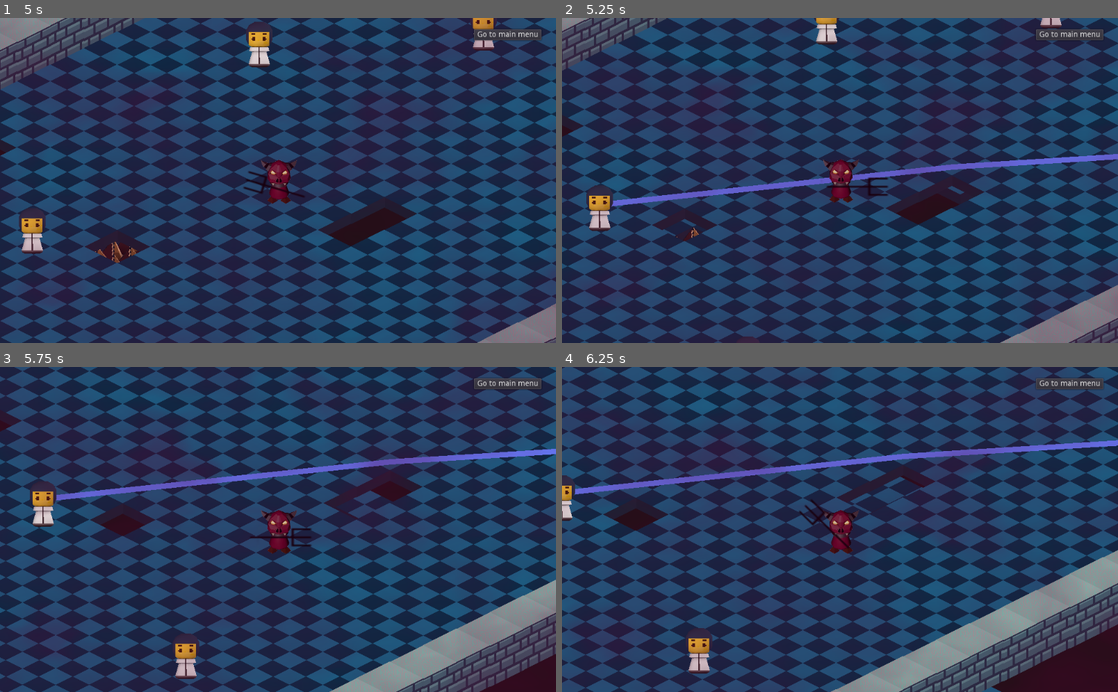
Above: before the commit, frames 1-4 (two rows, left to right).
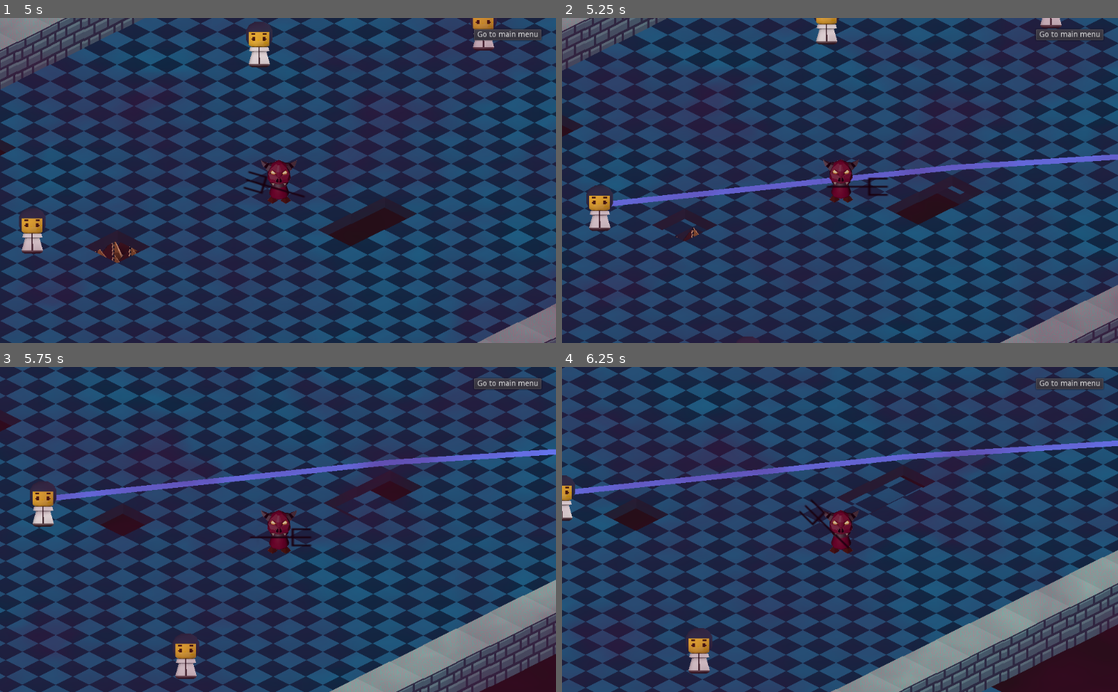
Above: after the commit, the same moments.

Repository: Serpenter/GameJamDevilsWork
Game: Godot game, scene res://test_scenes/Test_3.tscn
Two runs of this game, one before a commit and one after it. Both use one fixed random seed, a clock stepped at 60 frames per second and the inputs below. This scene is started directly instead of the project's main scene. The engine's default icon, where the game draws it, is replaced by a stand-in: a white triangle on a blue panel in a dark square.
Inputs (mouse positions are in pixels of both pictures, inside the frame that each line leads up to):
- Up to frame 1 (5 s): move the mouse to (400, 164) at 0.52 s; hold D (move_right) 0.53-1.28 s; click (400, 164) at 0.6 s; move the mouse to (166, 196) at 1.27 s; hold S (move_down) 1.28-2.03 s; click (166, 196) at 1.35 s; move the mouse to (333, 109) at 2.02 s; hold D (move_right) 2.03-2.78 s; click (333, 109) at 2.1 s; move the mouse to (250, 245) at 2.77 s; hold W (move_up) 2.78-3.53 s; click (250, 245) at 2.85 s; move the mouse to (444, 229) at 3.52 s; hold A (move_left) from 3.53 s (still down); click (444, 229) at 3.6 s; move the mouse to (111, 131) at 4.27 s; click (111, 131) at 4.35 s
- Up to frame 2 (5.25 s): move the mouse to (867, 180) at 5.02 s; release A (move_left) at 5.03 s; hold S (move_down) from 5.03 s (still down); click (867, 180) at 5.1 s
- Up to frame 3 (5.75 s): keep holding S (move_down)
- Up to frame 4 (6.25 s): move the mouse to (756, 448) at 5.77 s; release S (move_down) at 5.78 s; hold D (move_right) from 5.78 s (still down); click (756, 448) at 5.85 s

Frame 1 is identical in both runs. In frame 2, 0.3% of the frame differs, in the area x 9-100%, y 41-58%; in frame 3, 0.3%; in frame 4, 0.3%, in the area x 4-100%, y 22-39%.

Commit message:
added sounds

Diff:
--- a/GameJamDevilsWork/prefab_scenes/Exit/Exit.gd
+++ b/GameJamDevilsWork/prefab_scenes/Exit/Exit.gd
@@ -6,6 +6,7 @@
 # var b = "text"
 
 onready var exit_area = $ExitArea
+onready var audio_stream_player = $AudioStreamPlayer2D
 var sinners_exited = 0
 
 
@@ -22,3 +23,4 @@
         if colBody.has_method("exit_hell"):
             if colBody.exit_hell():
                 sinners_exited += 1
+                audio_stream_player.play()
--- a/GameJamDevilsWork/prefab_scenes/Exit/Exit.tscn
+++ b/GameJamDevilsWork/prefab_scenes/Exit/Exit.tscn
@@ -1,7 +1,8 @@
-[gd_scene load_steps=4 format=2]
+[gd_scene load_steps=5 format=2]
 
 [ext_resource path="res://assets/Placeholders/Exit.png" type="Texture" id=1]
 [ext_resource path="res://prefab_scenes/Exit/Exit.gd" type="Script" id=2]
+[ext_resource path="res://assets/sounds/clang.wav" type="AudioStream" id=3]
 
 [sub_resource type="RectangleShape2D" id=1]
 extents = Vector2( 16.8459, 16.6988 )
@@ -18,3 +19,6 @@
 
 [node name="CollisionShape2D" type="CollisionShape2D" parent="ExitArea"]
 shape = SubResource( 1 )
+
+[node name="AudioStreamPlayer2D" type="AudioStreamPlayer2D" parent="."]
+stream = ExtResource( 3 )
--- a/GameJamDevilsWork/prefab_scenes/Fork/Fork.gd
+++ b/GameJamDevilsWork/prefab_scenes/Fork/Fork.gd
@@ -5,6 +5,7 @@
 var animation_state_machine
 onready var animation_player = $ForkAnimationPlayer
 onready var fork_area = $ForkArea
+onready var audio_player = $AudioStreamPlayer2D
 
 
 const push_start_time = 0.0
@@ -25,6 +26,7 @@
 
 
 func push():
+    audio_player.play()
     animation_player.play("push")
     fork_area.monitoring = true
 
--- a/GameJamDevilsWork/prefab_scenes/Fork/Fork.tscn
+++ b/GameJamDevilsWork/prefab_scenes/Fork/Fork.tscn
@@ -1,7 +1,8 @@
-[gd_scene load_steps=12 format=2]
+[gd_scene load_steps=13 format=2]
 
 [ext_resource path="res://assets/Placeholders/Fork.png" type="Texture" id=1]
 [ext_resource path="res://prefab_scenes/Fork/Fork.gd" type="Script" id=2]
+[ext_resource path="res://assets/sounds/push.wav" type="AudioStream" id=3]
 
 [sub_resource type="RectangleShape2D" id=1]
 extents = Vector2( 8, 8 )
@@ -64,7 +65,7 @@
 script = ExtResource( 2 )
 
 [node name="ForkArea" type="Area2D" parent="."]
-position = Vector2( 0.276187, 0 )
+position = Vector2( 1.14691, 0 )
 
 [node name="ForkShape" type="CollisionShape2D" parent="ForkArea"]
 position = Vector2( 8, 0 )
@@ -83,3 +84,6 @@
 [node name="ForkAnimationPlayer" type="AnimationPlayer" parent="."]
 anims/idle = SubResource( 8 )
 anims/push = SubResource( 9 )
+
+[node name="AudioStreamPlayer2D" type="AudioStreamPlayer2D" parent="."]
+stream = ExtResource( 3 )
--- a/GameJamDevilsWork/prefab_scenes/Pot/Pot.gd
+++ b/GameJamDevilsWork/prefab_scenes/Pot/Pot.gd
@@ -4,7 +4,8 @@
 # Declare member variables here. Examples:
 # var a = 2
 # var b = "text"
-
+onready var scream_audio_player = $ScreamAudioStreamPlayer
+onready var splash_audio_player = $SplashAudioStreamPlayer
 onready var pot_area = $PotArea
 var sinners_inside = 0
 
@@ -22,3 +23,5 @@
         if colBody.has_method("get_in_pot"):
             if colBody.get_in_pot():
                 sinners_inside += 1
+                scream_audio_player.play()
+                splash_audio_player.play()
--- a/GameJamDevilsWork/prefab_scenes/Pot/Pot.tscn
+++ b/GameJamDevilsWork/prefab_scenes/Pot/Pot.tscn
@@ -6,6 +6,11 @@
 [ext_resource path="res://assets/images/pot/hell-pot-1.png" type="Texture" id=4]
 [ext_resource path="res://assets/images/pot/hell-pot-4.png" type="Texture" id=5]
 [ext_resource path="res://assets/images/pot/hell-pot-2.png" type="Texture" id=6]
+[ext_resource path="res://assets/sounds/splash.wav" type="AudioStream" id=7]
+[ext_resource path="res://assets/sounds/human_scream_long.wav" type="AudioStream" id=8]
+
+[sub_resource type="RectangleShape2D" id=5]
+extents = Vector2( 111.624, 44.1276 )
 
 [sub_resource type="ConvexPolygonShape2D" id=4]
 points = PoolVector2Array( 160, -180, -160, -180, -160, 115, 0, 180, 160, 115 )
@@ -24,14 +29,15 @@
 script = ExtResource( 2 )
 
 [node name="Sprite" type="Sprite" parent="."]
+visible = false
 texture = ExtResource( 1 )
 __meta__ = {
 "_edit_lock_": true
 }
 
 [node name="CollisionShape2D" type="CollisionShape2D" parent="."]
-position = Vector2( 0.708435, 3.68149 )
-shape = SubResource( 4 )
+position = Vector2( -1.73508, 48.4793 )
+shape = SubResource( 5 )
 
 [node name="PotArea" type="Area2D" parent="."]
 __meta__ = {
@@ -39,12 +45,23 @@
 }
 
 [node name="CollisionShape2D" type="CollisionShape2D" parent="PotArea"]
+visible = false
 position = Vector2( 0.708435, 3.68149 )
 shape = SubResource( 4 )
+__meta__ = {
+"_edit_lock_": true
+}
 
 [node name="AnimatedSprite" type="AnimatedSprite" parent="."]
 frames = SubResource( 3 )
+frame = 2
 playing = true
 __meta__ = {
 "_edit_lock_": true
 }
+
+[node name="ScreamAudioStreamPlayer" type="AudioStreamPlayer2D" parent="."]
+stream = ExtResource( 8 )
+
+[node name="SplashAudioStreamPlayer" type="AudioStreamPlayer2D" parent="."]
+stream = ExtResource( 7 )
--- a/GameJamDevilsWork/prefab_scenes/Sinner/Sinner.gd
+++ b/GameJamDevilsWork/prefab_scenes/Sinner/Sinner.gd
@@ -4,9 +4,9 @@
 #var is_moving = false
 
 
-#var max_move_speed = 50.0
-#var speed_deacceleration = 5.0
-#var min_move_speed = 10.0
+var max_move_speed = 100.0
+var speed_deacceleration = 10.0
+var min_move_speed = 20.0
 
 # FOR OLD MOVING END
 
@@ -22,7 +22,8 @@
 var path = []
 
 onready var animation_player = $AnimationPlayer
-
+onready var audio_player_1 = $AudioStreamPlayer1
+onready var audio_player_2 = $AudioStreamPlayer2
 
 
 var state_change_time = 10.0
@@ -69,21 +70,31 @@
     if current_state == "go_to_pot":
         print("SINNER ENTERS THE POT")
         queue_free()
+        return true
     else:
         print("SINNER WON'T GO IN THE POT")
+        return false
 
 func exit_hell():
     if current_state == "go_to_exit":
         print("SINNER EXITED HELL")
         queue_free()
+        return true
     else:
         print("SINNER WON'T EXIT HELL")
+        return false
 
 
 func push_sinner(direction):
 #    move_vector = Vector2(1,0).rotated(direction)
 #    move_vector = move_vector.normalized()
+    if randi() % 2:
+        audio_player_1.play()
+    else:
+        audio_player_2.play()
     downgrade_state()
+    if current_state == "go_to_pot":
+        move_speed = max_move_speed
 
 
 func go_to_node_in_group(group_name):
@@ -155,6 +166,9 @@
 
 func _process(delta):
 
+    if move_speed > min_move_speed:
+        move_speed = max(move_speed - delta * speed_deacceleration, min_move_speed)
+
     update_state(delta)
 
     if current_state == "idle":
--- a/GameJamDevilsWork/prefab_scenes/Sinner/Sinner.tscn
+++ b/GameJamDevilsWork/prefab_scenes/Sinner/Sinner.tscn
@@ -1,7 +1,9 @@
-[gd_scene load_steps=5 format=2]
+[gd_scene load_steps=7 format=2]
 
 [ext_resource path="res://prefab_scenes/Sinner/Sinner.gd" type="Script" id=1]
 [ext_resource path="res://assets/images/char04_0000.png" type="Texture" id=2]
+[ext_resource path="res://assets/sounds/hurt2.wav" type="AudioStream" id=3]
+[ext_resource path="res://assets/sounds/hurt1.wav" type="AudioStream" id=4]
 
 [sub_resource type="CapsuleShape2D" id=1]
 radius = 26.1802
@@ -41,12 +43,18 @@
 script = ExtResource( 1 )
 
 [node name="Sprite" type="Sprite" parent="."]
-position = Vector2( 0, 8.9164 )
+position = Vector2( 0, 5.15664 )
 texture = ExtResource( 2 )
 
 [node name="CollisionShape2D" type="CollisionShape2D" parent="."]
-position = Vector2( 0, 8.9164 )
+position = Vector2( 0, 5.15664 )
 shape = SubResource( 1 )
 
 [node name="AnimationPlayer" type="AnimationPlayer" parent="."]
 anims/idle = SubResource( 2 )
+
+[node name="AudioStreamPlayer1" type="AudioStreamPlayer2D" parent="."]
+stream = ExtResource( 4 )
+
+[node name="AudioStreamPlayer2" type="AudioStreamPlayer2D" parent="."]
+stream = ExtResource( 3 )
--- a/GameJamDevilsWork/test_scenes/Test_3.tscn
+++ b/GameJamDevilsWork/test_scenes/Test_3.tscn
@@ -7,11 +7,12 @@
 [ext_resource path="res://prefab_scenes/Sinner/Sinner.tscn" type="PackedScene" id=5]
 [ext_resource path="res://prefab_scenes/Pot/Pot.tscn" type="PackedScene" id=6]
 [ext_resource path="res://prefab_scenes/Exit/Exit.tscn" type="PackedScene" id=7]
+[ext_resource path="res://assets/sounds/Computer_Music_All-stars_-_Club_Translyvania.wav" type="AudioStream" id=8]
 
 [sub_resource type="NavigationPolygon" id=1]
-vertices = PoolVector2Array( 726.468, 197.458, 1392.22, 112.151, 59.8741, 768.131, 560.846, 284.934, 223.77, 263.94, 466.371, 227.783, 115.299, 311.76, 1741.95, -445.243, 2020.48, -433.907, 1672.56, -257.73, 1620.4, -376.489, 1786.15, -595.027, 1735.81, -587.661, 1601.49, -673.435, 1603.21, -665.008, 923.522, -127.185, 1004.41, -95.0515, 624.996, 157.801, 1465.32, -354.238, 1492.71, -440.332, 1408.46, -377.703, 1229.34, -471.581, 1440.98, -583.492, 1485.35, -599.938, -783.9, 349.433, 23.1566, 263.94, 546.401, -317.448, 125.796, 217.286, 1475.53, -612.216, 1454.66, -602.394 )
-polygons = [ PoolIntArray( 0, 1, 2, 3 ), PoolIntArray( 4, 5, 3, 2, 6 ), PoolIntArray( 7, 8, 9, 10 ), PoolIntArray( 11, 8, 7, 12 ), PoolIntArray( 13, 11, 12, 14 ), PoolIntArray( 15, 16, 1, 0, 17 ), PoolIntArray( 10, 9, 18, 19 ), PoolIntArray( 20, 21, 22, 23, 19, 18 ), PoolIntArray( 6, 2, 24, 25 ), PoolIntArray( 25, 24, 26, 27 ), PoolIntArray( 28, 13, 14, 23 ), PoolIntArray( 17, 5, 4, 27, 26, 15 ), PoolIntArray( 16, 15, 20, 18 ), PoolIntArray( 23, 22, 29, 28 ) ]
-outlines = [ PoolVector2Array( 59.8741, 768.131, -783.9, 349 …(120 unchanged characters)… 1475.53, -612.216, 1601.49, -673.435, 1786.15, -595.027, 2020.48, -433.907, 1672.56, -257.73, 1465.32, -354.238, 1004.41, -95.0515, 1392.22, 112.151 ), PoolVector2Array( 466.371, 227.783, 624.996, 157.801, 726.468, 197.458, 560.846, 284.934 ), PoolVector2Array( 115.299, 311.76, 223.77, 263.94, 125.796, 217.286, 23.1566, 263.94 ), PoolVector2Array( 1620.4, -376.489, 1492.71, -440.332, 1485.35, -599.938, 1603.21, -665.008, 1735.81, -587.661, 1741.95, -445.243 ) ]
+vertices = PoolVector2Array( 726.468, 197.458, 1392.22, 112.151, 59.8741, 768.131, 560.846, 284.934, 223.77, 263.94, 466.371, 227.783, 115.299, 311.76, 923.522, -127.185, 1004.41, -95.0515, 624.996, 157.801, 1408.46, -377.703, 1229.34, -471.581, 1440.98, -583.492, 1465.32, -354.238, 1601.49, -673.435, 1734.53, -620.584, 1750.68, -613.934, 1786.15, -595.027, 2020.48, -433.907, 1672.56, -257.73, 1475.53, -612.216, -783.9, 349.433, 23.1566, 263.94, 546.401, -317.448, 125.796, 217.286, 1454.66, -602.394 )
+polygons = [ PoolIntArray( 0, 1, 2, 3 ), PoolIntArray( 4, 5, 3, 2, 6 ), PoolIntArray( 7, 8, 1, 0, 9 ), PoolIntArray( 10, 11, 12, 13 ), PoolIntArray( 14, 15, 16, 17, 18, 19, 13, 20 ), PoolIntArray( 6, 2, 21, 22 ), PoolIntArray( 22, 21, 23, 24 ), PoolIntArray( 9, 5, 4, 24, 23, 7 ), PoolIntArray( 8, 7, 10, 13 ), PoolIntArray( 25, 20, 13, 12 ) ]
+outlines = [ PoolVector2Array( 59.8741, 768.131, -783.9, 349 …(120 unchanged characters)… 1475.53, -612.216, 1601.49, -673.435, 1734.53, -620.584, 1750.68, -613.934, 1786.15, -595.027, 2020.48, -433.907, 1672.56, -257.73, 1465.32, -354.238, 1004.41, -95.0515, 1392.22, 112.151 ), PoolVector2Array( 466.371, 227.783, 624.996, 157.801, 726.468, 197.458, 560.846, 284.934 ), PoolVector2Array( 115.299, 311.76, 223.77, 263.94, 125.796, 217.286, 23.1566, 263.94 ) ]
 
 [node name="MainGame" type="Node2D"]
 script = ExtResource( 1 )
@@ -64,7 +65,7 @@
 [node name="Navigation2D" type="Navigation2D" parent="world"]
 
 [node name="NavigationPolygonInstance" type="NavigationPolygonInstance" parent="world/Navigation2D"]
-position = Vector2( -6.82385, 8.63391 )
+position = Vector2( -6.82385, 9.40771 )
 navpoly = SubResource( 1 )
 
 [node name="CanvasLayer" type="CanvasLayer" parent="."]
@@ -108,4 +109,9 @@
 
 [node name="SInner4" parent="Sinners" instance=ExtResource( 5 )]
 position = Vector2( 385.69, -107.047 )
+
+[node name="AudioStreamPlayer" type="AudioStreamPlayer" parent="."]
+stream = ExtResource( 8 )
+volume_db = -11.077
+autoplay = true
 [connection signal="pressed" from="CanvasLayer/GoToMainMenu" to="." method="_on_GoToMainMenu_pressed"]
Not shown: 1 places in GameJamDevilsWork/prefab_scenes/Pot/Pot.tscn that only renumber resources
Not shown: 1 places in GameJamDevilsWork/test_scenes/Test_3.tscn that only renumber resources
Not shown, added: GameJamDevilsWork/assets/sounds/Computer_Music_All-stars_-_Club_Translyvania.wav
Not shown, added: GameJamDevilsWork/assets/sounds/Computer_Music_All-stars_-_Psychout.wav
Not shown, added: GameJamDevilsWork/assets/sounds/bang.wav
Not shown, added: GameJamDevilsWork/assets/sounds/clang.wav
Not shown, added: GameJamDevilsWork/assets/sounds/human_scream_long.wav
Not shown, added: GameJamDevilsWork/assets/sounds/hurt1.wav
Not shown, added: GameJamDevilsWork/assets/sounds/hurt2.wav
Not shown, added: GameJamDevilsWork/assets/sounds/push.wav
Not shown, added: GameJamDevilsWork/assets/sounds/splash.wav
